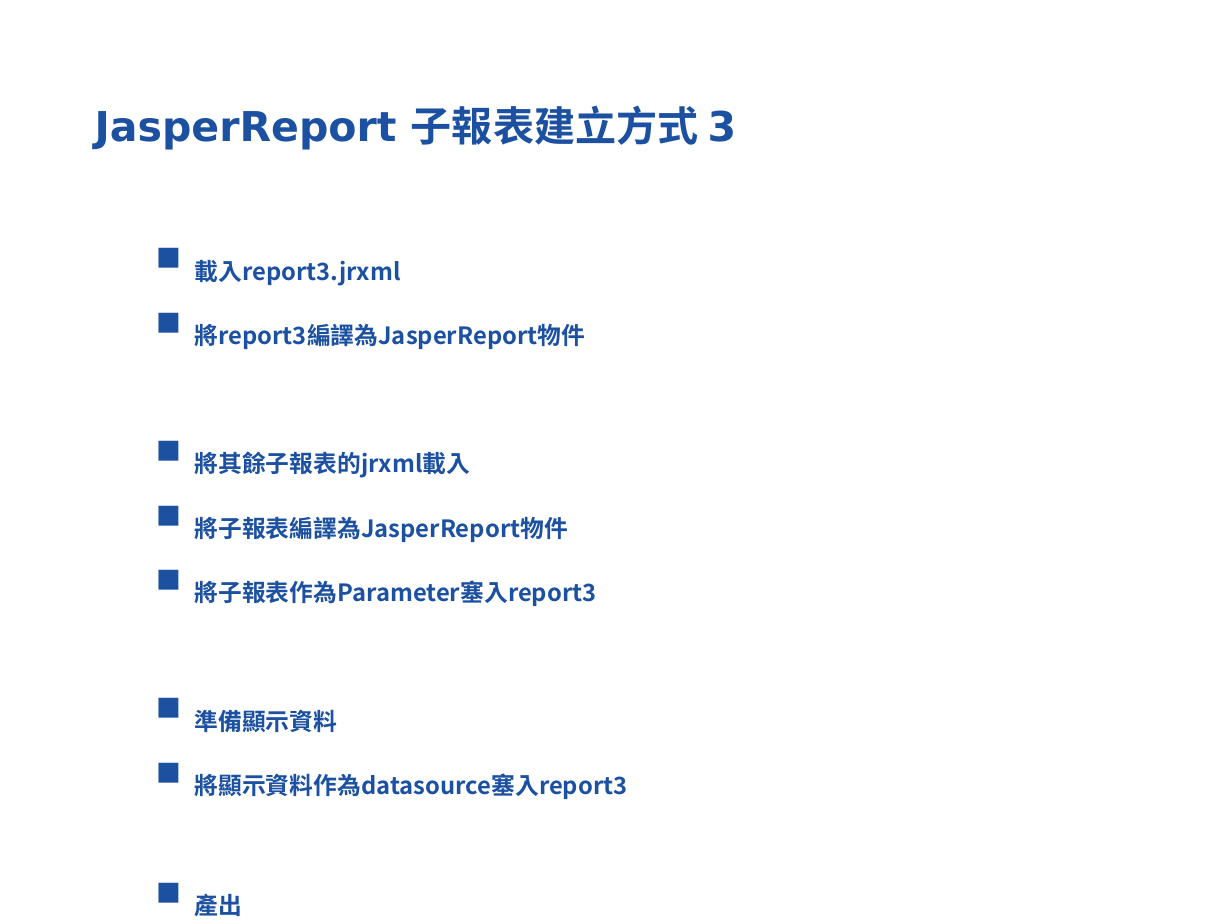
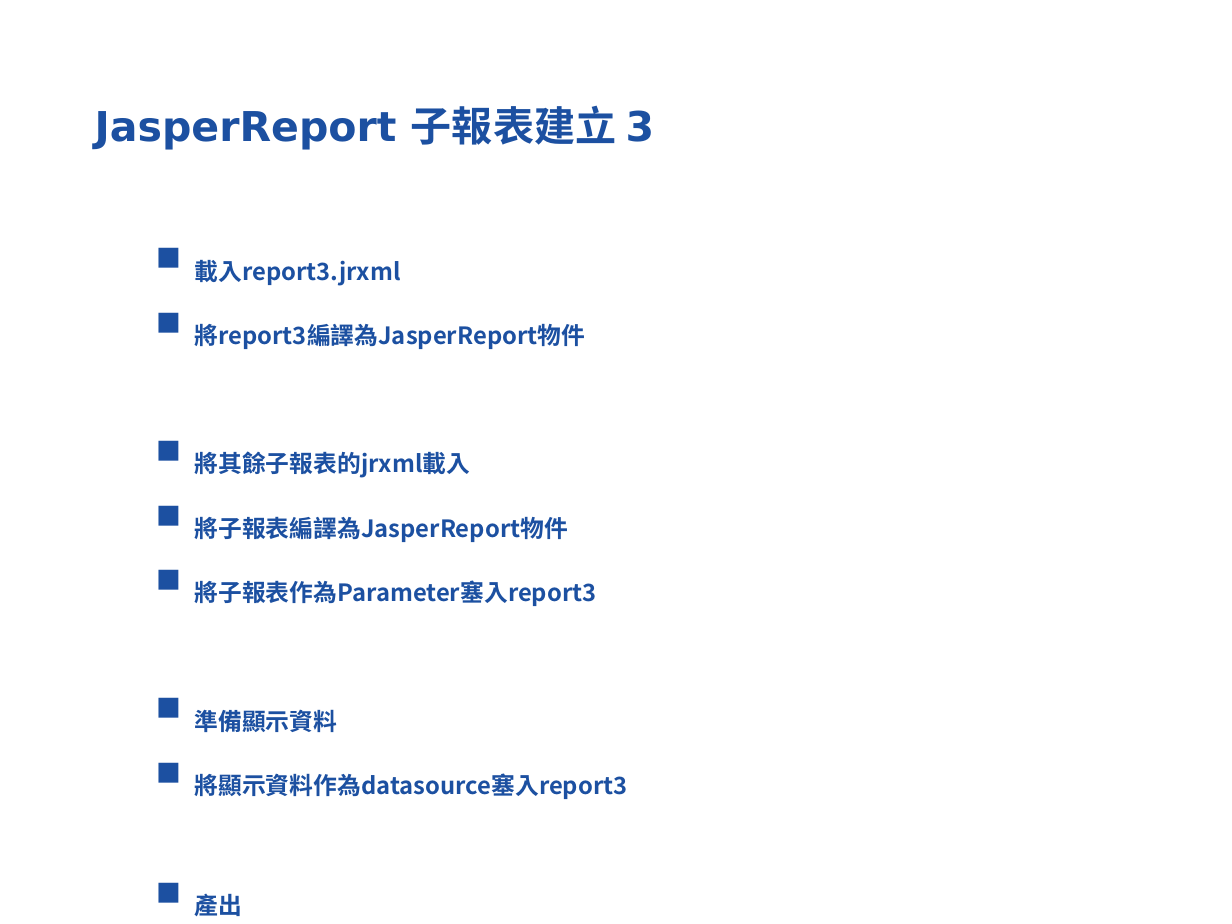
Before and after one commit to softleader/softleader-training-course, a slide deck: slide 16 of 2016Q2/iReport.pptx. Drawn at 1232x924 pixels with LibreOffice and Linux fonts; fonts in the diff are those of the drawing; background and template pictures are left out. Boxes give left, top, right and bottom in pixels: in the first picture for what was removed or moved away, otherwise in the second. Text is boxed around its words. In the diff, an @@ line names an element or a change of style, - is before the commit and + after.

```diff
--- a/2016Q2/iReport.pptx
+++ b/2016Q2/iReport.pptx
@@ title at [95,105,655,150]: text changed @@
-JasperReport 子報表建立方式 3
+JasperReport 子報表建立 3
```
Also in this commit, not shown: 3 other slides changed.
